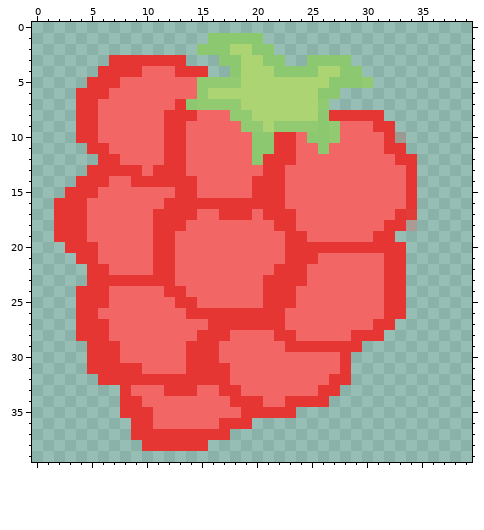
Pixel-art sprite, stored at LittleSnake/Resources/Raspberry.png. Above is the file before it was changed.
The file is 40x40 pixels. Pixels under 10% opacity are left out. Colours within 5 levels of each other are drawn and written as one.
New version:
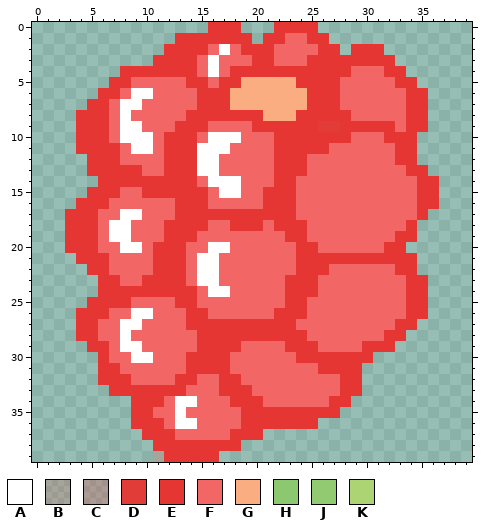
Palette (. is transparent): A #ffffff  B #e636332f  C #e6363340  D #e63633f3  E #e63633  F #f26665  G #f9ad81  H #8bc86f  J #91ca70  K #acd473
Diff:
y 0: x 16..18 ... -> EEE; x 22..25 .... -> EEEE
y 1: x 13..26 ...HHHHH...... -> EEEEEEE.EEFFEE
y 2: x 12..27 ...HHHKKHH...... -> EEEEFAFEEEFFFFEE; x 29..31 ... -> EEE
y 3: x 7..10 EEEE -> ....; x 14..32 ...HHKKHH..HHHH.... -> EFAFFFEEFFFEEEEEEEE
y 4: x 6..7 EE -> ..; x 10..12 FFF -> EEE; x 15..33 E..HKKKHHHHKKHH.... -> FAFEEEEEEEEEEEFFFEE
y 5: x 5..6 EE -> ..; x 8 F -> E; x 14..34 FJJJJKKKKKKKKHHHJ.... -> EEFEEGGGGGEEEEFFFFFEE
y 6: x 4..5 EE -> ..; x 7 F -> E; x 9..10 FF -> AA; x 15..35 JKKKKKKKKKKHH........ -> EEEGGGGGGGEEEFFFFFFEE
y 7: x 4 E -> .; x 6 F -> E; x 8..9 FF -> AA; x 13..35 EHJJJJKKKKKKKJ......... -> FFEEEGGGGGGGEEEFFFFFFEE
y 8: x 6 F -> E; x 8 F -> A; x 12..13 EE -> FF; x 15..26 FFFJJKKKKKKH -> EEEEEEGGGEEE; x 29..35 EEE.... -> FFFFFEE
y 9: x 6 F -> E; x 8..9 FF -> AA; x 12 E -> F; x 14..15 FF -> EE; x 19..30 JJKJJJJHJFFF -> FEEEEEEDDEEE; x 33..35 ... -> FEE
y 10: x 6 F -> E; x 8..10 FFF -> AAA; x 14 F -> E; x 16..18 FFF -> AAA; x 20..21 HH -> FF; x 24..28 FHHJF -> EEEEE; x 33..34 B. -> EE
y 11: x 4 . -> E; x 7 F -> E; x 9..10 FF -> AA; x 14..17 FFFF -> EAAA; x 20..21 HH -> FF; x 24..26 FFH -> EEE; x 32 E -> F; x 34 . -> E
y 12: x 5 . -> E; x 14..16 FFF -> EAA; x 20..21 HE -> FF; x 24 F -> E
y 13: x 11 E -> F; x 14..16 FFF -> EAA; x 21 E -> F; x 23..24 FF -> EE; x 35 . -> E
y 14: x 4..5 EE -> ..; x 7..8 FF -> EE; x 16..18 FFF -> AAA; x 20..21 EE -> FF; x 23 F -> E; x 34..36 E.. -> FEE
y 15: x 3..4 EE -> ..; x 6..7 FF -> EE; x 10..12 FFF -> EEE; x 15 F -> E; x 17..18 FF -> AA; x 20 E -> F; x 23 F -> E; x 34..36 E.. -> FEE
y 16: x 2..3 EE -> ..; x 5..6 FF -> EE; x 12 E -> F; x 16..20 EEEEE -> FFFFF; x 23 F -> E; x 34..36 E.. -> FEE
y 17: x 2 E -> .; x 5 F -> E; x 8..9 FF -> AA; x 11..12 EE -> FF; x 15..16 FF -> EE; x 20 F -> E; x 33..35 ED. -> FFE
y 18: x 2 E -> .; x 5 F -> E; x 7..8 FF -> AA; x 11 E -> F; x 14..15 FF -> EE; x 18..20 FFF -> EEE; x 24 F -> E; x 32..34 EEC -> FFE
y 19: x 2 E -> .; x 5 F -> E; x 7..8 FF -> AA; x 11 E -> F; x 13..14 FF -> EE; x 31..34 EE.. -> FFEE
y 20: x 8..9 FF -> AA; x 13 F -> E; x 16..17 FF -> AA; x 23 E -> F; x 26..31 EEEEEE -> FFFFFF
y 21: x 6 F -> E; x 13 F -> E; x 15..16 FF -> AA; x 23 E -> F; x 26..31 FFFFFF -> EEEEEE; x 34 . -> E
y 22: x 13 F -> E; x 15..16 FF -> AA; x 22..23 EE -> FF; x 25..26 FF -> EE; x 32 E -> F; x 34 . -> E
y 23: x 5 E -> .; x 8..9 EE -> FF; x 13 F -> E; x 15..16 FF -> AA; x 21..22 EE -> FF; x 25 F -> E; x 32..35 EE.. -> FFEE
y 24: x 4..5 EE -> ..; x 7..11 FFFFF -> EEEEE; x 14 F -> E; x 16..17 FF -> AA; x 21..22 EE -> FF; x 24..25 FF -> EE; x 32..35 EE.. -> FFEE
y 25: x 4 E -> .; x 7..8 FF -> EE; x 21..22 EE -> FF; x 24 F -> E; x 32..35 EE.. -> FFEE
y 26: x 6 F -> E; x 9..10 FF -> AA; x 16..21 EEEEEE -> FFFFFF; x 23..24 FF -> EE; x 32..35 EE.. -> FFEE
y 27: x 6 E -> F; x 8..9 FF -> AA; x 14..15 FF -> EE; x 23 F -> E; x 31..34 EE.. -> FFEE
y 28: x 6 E -> F; x 8 F -> A; x 18..21 FFFF -> EEEE; x 24 F -> E; x 29..33 EEE.. -> FFFEE
y 29: x 7..9 EFF -> FAA; x 14 E -> F; x 17..18 FF -> EE; x 26..32 EEEE... -> FFFFEEE
y 30: x 5 E -> .; x 7 E -> F; x 9..10 FF -> AA; x 17 F -> E; x 24..27 FFFF -> EEEE; x 29..30 .. -> EE
y 31: x 5 E -> .; x 8..9 EE -> FF; x 26..27 FF -> EE; x 29 . -> E
y 32: x 9..12 EEEE -> FFFF; x 15..16 EE -> FF; x 18 F -> E; x 27 E -> F; x 29 . -> E
y 33: x 7 . -> E; x 9..11 FFF -> EEE; x 14 E -> F; x 19 F -> E; x 26..29 EE.. -> FFEE
y 34: x 8 E -> .; x 10..11 FF -> EE; x 13..14 FF -> AA; x 23..28 EEEE.. -> FFFFEE
y 35: x 8 E -> .; x 13 F -> A; x 24..27 .... -> EEEE
y 36: x 11 F -> E; x 13..14 FF -> AA; x 17..18 EE -> FF; x 20..25 ...... -> EEEEEE
y 37: x 9 E -> .; x 13..20 EEEEE... -> FFFFFEEE
y 38: x 10 E -> .; x 16..18 ... -> EEE
y 39: x 11..16 ...... -> BEEEEE
Pixel boxes of the changes (left, top, right, bottom) in both pictures:
changed: (54, 22, 439, 462)
